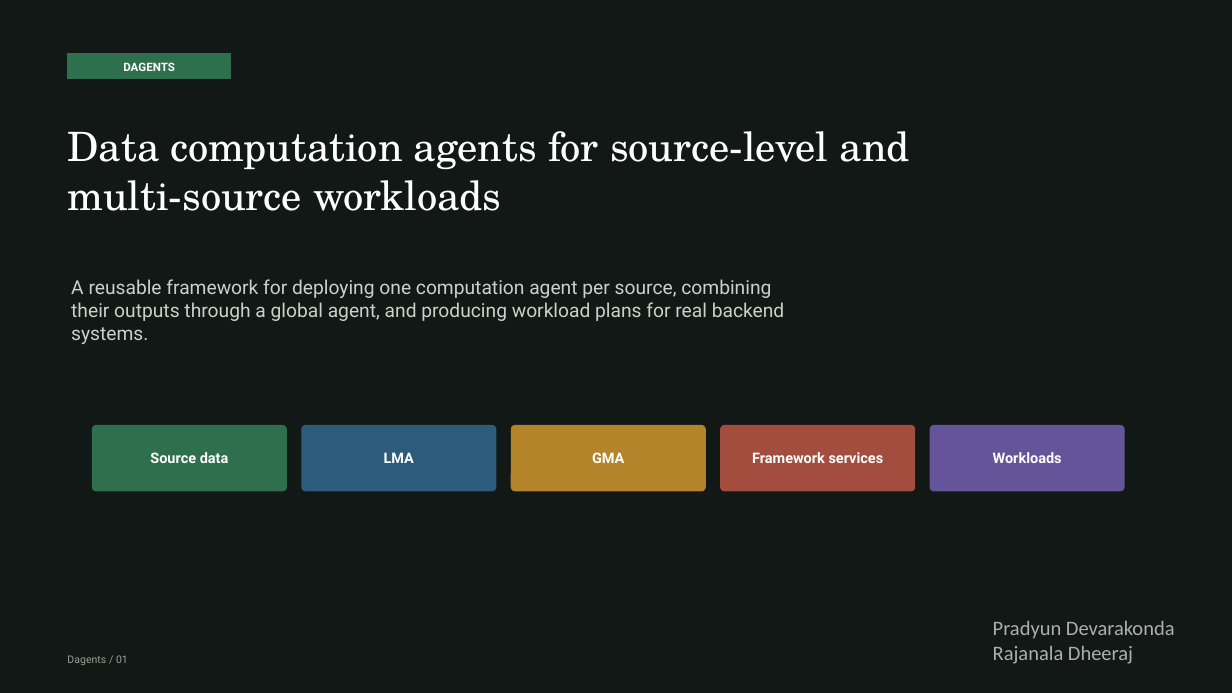
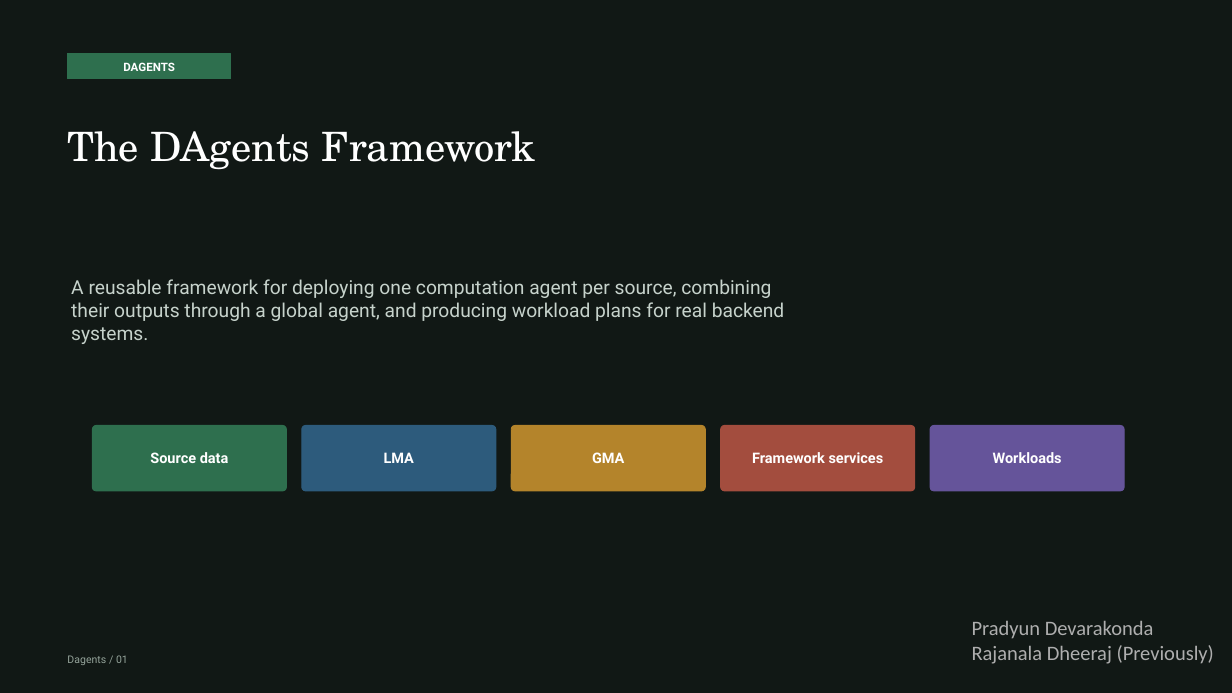
Before and after one commit to pradyunuydarp/Dagents, a slide deck: slide 1 of docs/presentation/dagents-project-presentation.pptx. Drawn at 1232x693 pixels with LibreOffice and Linux fonts; fonts in the diff are those of the drawing. Boxes give left, top, right and bottom in pixels: in the first picture for what was removed or moved away, otherwise in the second. Text is boxed around its words. In the diff, an @@ line names an element or a change of style, - is before the commit and + after.

```diff
--- a/docs/presentation/dagents-project-presentation.pptx
+++ b/docs/presentation/dagents-project-presentation.pptx
@@ text at (67, 131, 536, 170): text changed @@
-Data computation agents for source-level and multi-source workloads
+The DAgents Framework
@@ text "Pradyun Devarakonda": place and size @@
-text "Pradyun Devarakonda" at (993, 621, 1175, 664)
+text "Pradyun Devarakonda" at (972, 621, 1214, 664)
@@ text at (972, 645, 1214, 664): text changed @@
-Rajanala Dheeraj
+Rajanala Dheeraj (Previously)
```
Also in this commit, not shown: 9 other slides changed, 37 slides added, 41 other files.
